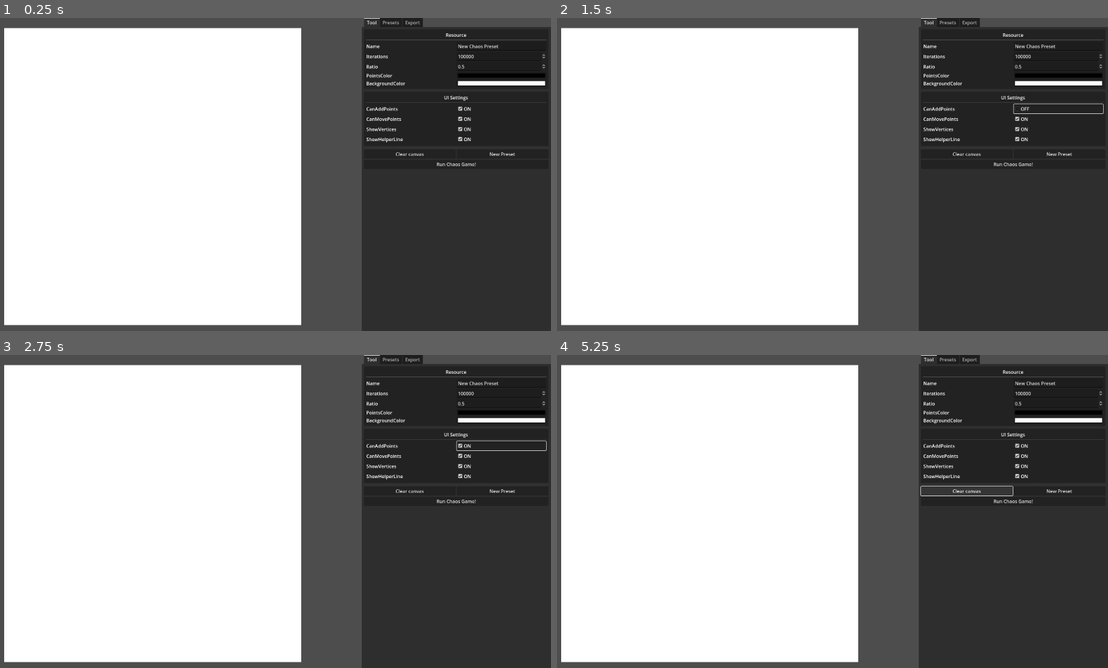
Above: before the commit, frames 1-4 (two rows, left to right).
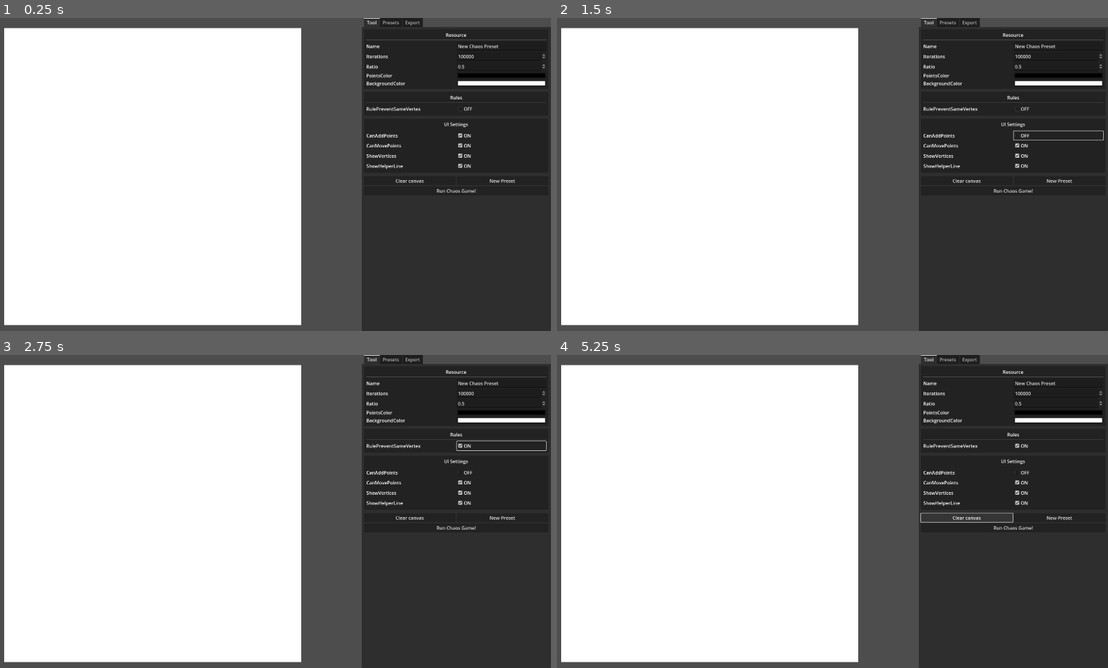
Above: after the commit, the same moments.

Repository: VojtaStruhar/chaos-game
Game: Godot game, scene res://main.tscn
Two runs of this game, one before a commit and one after it. Both use one fixed random seed, a clock stepped at 60 frames per second and the inputs below.
Inputs:
- Up to frame 1 (0.25 s): no input
- Up to frame 2 (1.5 s): click "Run Chaos Game!" at 0.5 s; click "ON" at 1.25 s
- Up to frame 3 (2.75 s): click "OFF" at 2 s
- Up to frame 4 (5.25 s): click "Clear canvas" at 2.75 s; click "ON" at 3.5 s; click "OFF" at 4.25 s; click "Clear canvas" at 5 s

The runs differ from the first frame. In frame 1, 0.8% of the frame differs, in the area x 66-94%, y 24-56%; in frame 2, 1.0%; in frame 3, 0.8%; in frame 4, 1.0%, in the area x 65-94%, y 24-56%.

Commit message:
Add "perfect" recursive drawing functionality

Diff:
--- a/ChaosGame.gd
+++ b/ChaosGame.gd
@@ -25,5 +25,43 @@
 
 		image.set_pixelv(
 			current_point * preset.canvas_size,
-			Color.BLACK
+			preset.points_color
 		)
+
+
+
+
+## Runs a 'perfect' version of the chaos game up to a certain recursion level.
+## No randomness - creates a perfect image, but the depth of the fractal is capped.
+func run_recursive(preset: ChaosPreset, image: Image, level: int) -> void:
+	if preset.points.size() < 2:
+		print("[WARNING] Cannot run chaos game with ", preset.points.size(), " points!")
+		return
+
+	print("[INFO] Running recursive fractal drawing. Expected steps: ", pow(preset.points.size(), level))
+
+	image.fill(preset.background_color)
+
+	for point in preset.points:
+		_recursive_fractal(preset, image, point, level)
+
+
+func _recursive_fractal(preset: ChaosPreset, image: Image, current: Vector2, level: int) -> void:
+	if level == 0:
+		return
+
+	for goal in preset.points:
+		var paint_pos: Vector2 = (goal - current) * preset.ratio + current
+
+		if paint_pos.x < 0 or paint_pos.x >= 1 or paint_pos.y < 0 or paint_pos.y >= 1:
+			continue
+
+		image.set_pixelv(
+			paint_pos * preset.canvas_size,
+			preset.points_color
+		)
+
+		# TODO: Not sure if I shoudn't run the recursive thing for invalid positions too.
+		#       Still might draw something
+
+		_recursive_fractal(preset, image, paint_pos, level - 1)
--- a/chaos_preset.gd
+++ b/chaos_preset.gd
@@ -40,6 +40,10 @@
 		background_color = v
 		chaos_changed.emit()
 
+@export_group("Rules")
+
+@export var rule_prevent_same_vertex: bool = false
+
 @export_group("UI Settings")
 
 ## If adding new points is allowed
--- a/main.gd
+++ b/main.gd
@@ -56,7 +56,7 @@
 
 
 func run_chaos_game() -> void:
-	ChaosGame.run_iterative(preset, game_image)
+	ChaosGame.run_recursive(preset, game_image, 9)
 	game_texture.update(game_image)
 
 
